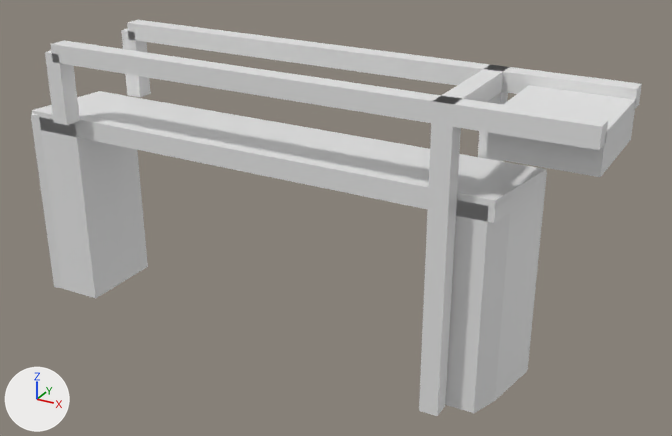
The glTF model models/leidschendam/leidschendam-brug-0214c087/leidschendam-brug-0214c087.glb: old version first, new version second.
The view is the same before and after, from a camera (50 mm lens) standing at (23.5, -35.8, 14.9) and looking at (3.5, 0.7, -3.4). The lights are fixed; the arrows at lower left show +X, +Y and +Z. The older version comes first.

Names of what the first picture shows: 'building:balans', 'building:balans 2', 'building:contragewicht', 'building:hamei', 'building:hamei 2', 'building:hangstang', 'building:hangstang 2', 'building:portaal', 'road:dek', 'road:landhoofd (aangenomen)', 'road:landhoofd (aangenomen) 2', 'road:rijbaan lokale weg'.
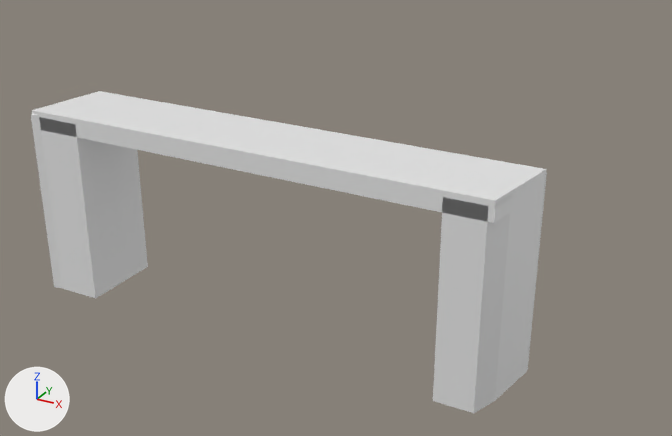
Where the change shows, as pixel boxes (x1, y1, x2, y2) in the pictures (672 x 436 px):
'building:balans 2', deleted
    before: (51, 40, 608, 150)
'building:balans', deleted
    before: (127, 20, 642, 109)
'building:hamei 2', deleted
    before: (419, 96, 462, 416)
'building:contragewicht', deleted
    before: (486, 85, 636, 177)
'building:hangstang 2', deleted
    before: (45, 50, 80, 125)
'building:portaal', deleted
    before: (439, 67, 506, 102)
'building:hangstang', deleted
    before: (121, 29, 151, 97)
'building:hamei', deleted
    before: (478, 65, 509, 161)

The change in detail:
Object 'building:hamei' (ob_building_hamei) is deleted.
Object 'building:hamei 2' (ob_building_hamei_2) is deleted.
Object 'building:portaal' (ob_building_portaal) is deleted.
Object 'building:balans' (ob_building_balans) is deleted.
Object 'building:hangstang' (ob_building_hangstang) is deleted.
Object 'building:balans 2' (ob_building_balans_2) is deleted.
Object 'building:hangstang 2' (ob_building_hangstang_2) is deleted.
Object 'building:contragewicht' (ob_building_contragewicht) is deleted.
